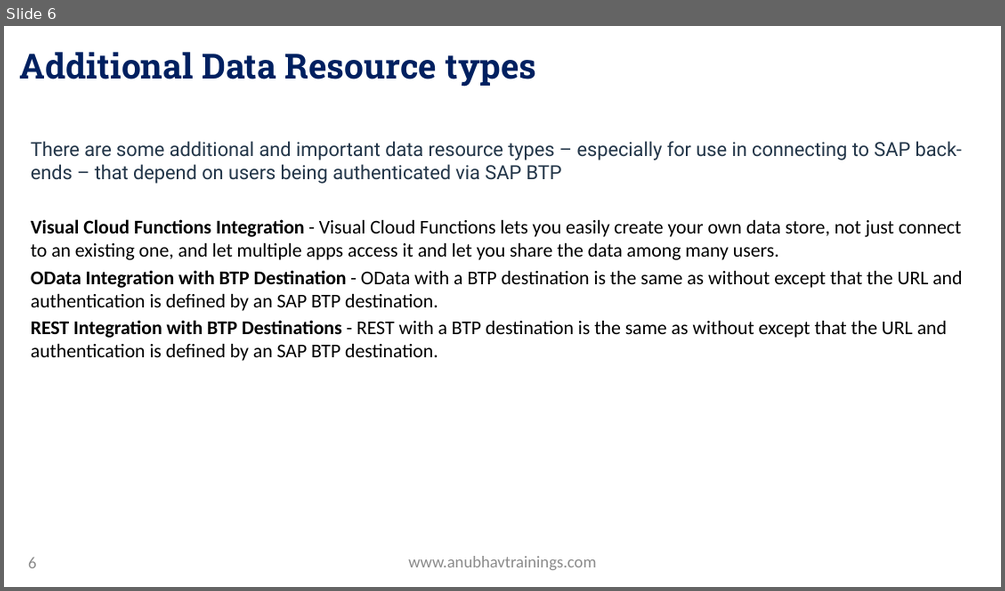
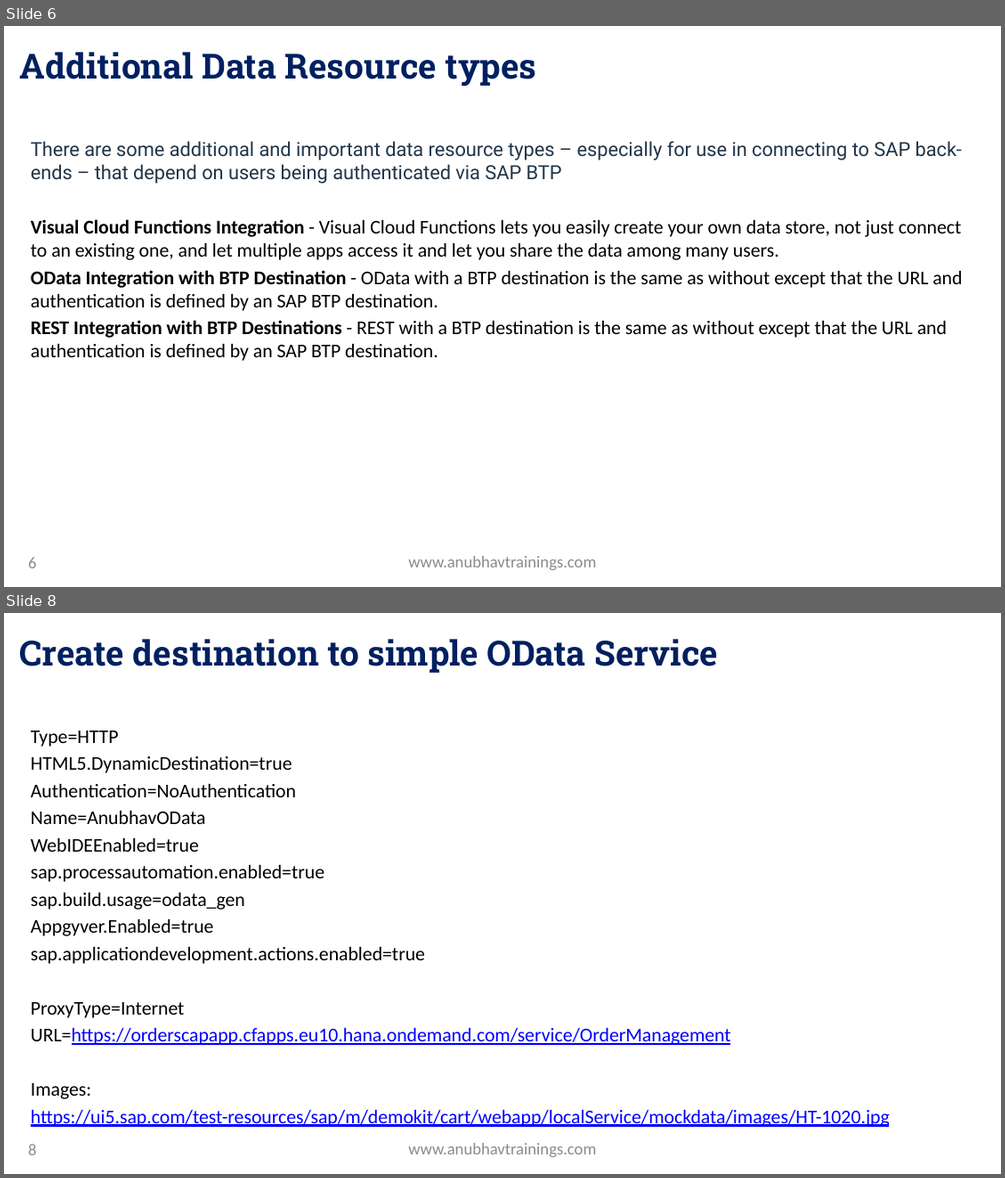
Before and after one commit to soyuztechnologies/SAP_BTP_Build_Apps_Training, a slide deck: Day 5/Day 5 -Build Apps Training.pptx. Shown one above the other, each under a label of ours: slide 6 before the commit, slides 6 and 8 after it; the slides between them are not shown. The pictures are 1005x591 and 1005x1178 pixels, drawn with LibreOffice and Linux fonts; fonts in the diff are those of the drawing; background and template pictures are left out. Boxes give left, top, right and bottom in pixels: in the first picture for what was removed or moved away, otherwise in the second. Text is boxed around its words. In the diff, an @@ line names an element or a change of style, - is before the commit and + after.

```diff
--- a/Day 5/Day 5 -Build Apps Training.pptx
+++ b/Day 5/Day 5 -Build Apps Training.pptx
@@ slide 8 added at [4, 613, 1001, 1174], background picture (left out) @@
@@ title added at [20, 639, 718, 673], 33.3 pt, text gradient #002060 to #0070C0, bold @@
+Create destination to simple OData Service
@@ text added at [31, 730, 890, 1127], 18.7 pt, text #000000 @@
+Type=HTTP
+HTML5.DynamicDestination=true
+Authentication=NoAuthentication
+Name=AnubhavOData
+WebIDEEnabled=true
+sap.processautomation.enabled=true
+sap.build.usage=odata_gen
+Appgyver.Enabled=true
+sap.applicationdevelopment.actions.enabled=true
+ProxyType=Internet
+URL=https://orderscapapp.cfapps.eu10.hana.ondemand.com/service/OrderManagement
+Images:
+https://ui5.sap.com/test-resources/sap/m/demokit/cart/webapp/localService/mockdata/images/HT-1020.jpg
@@ page number added at [28, 1143, 36, 1155], 16 pt, text #8C8C8C @@
+8
@@ text added at [408, 1143, 596, 1157], 16 pt, text #8C8C8C @@
+www.anubhavtrainings.com
```
Also in this commit, not shown: 2 slides changed, 5 other slides added, 3 other files.
